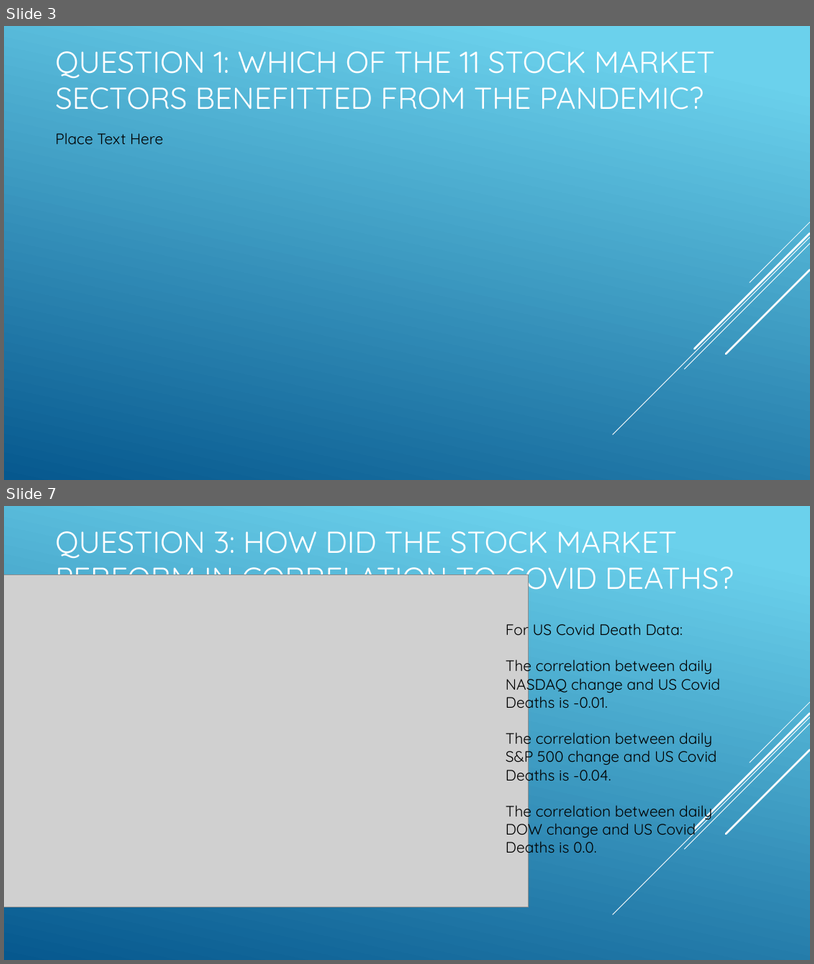
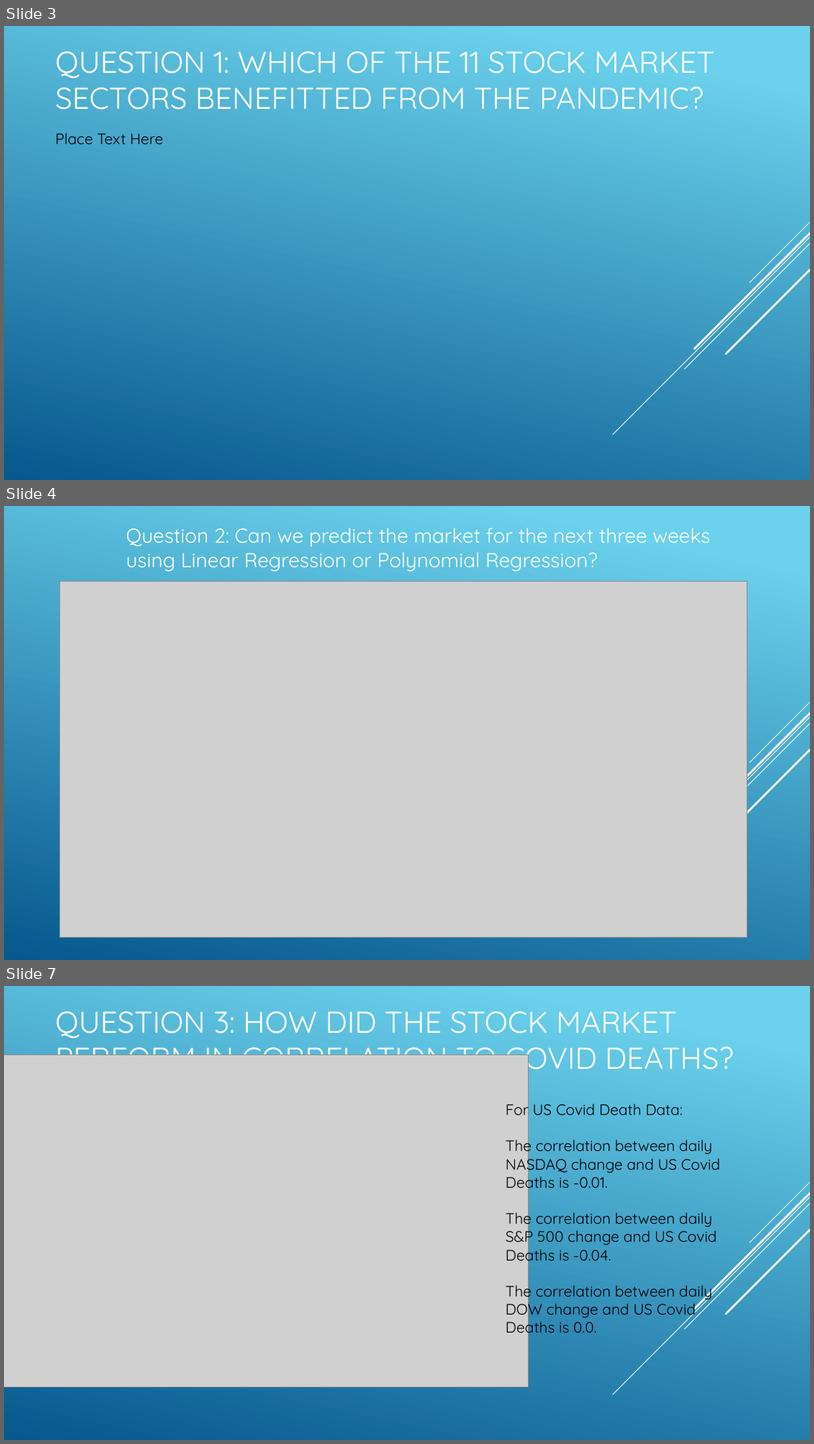
Before and after one commit to Bandelero/Covids-Effect-on-the-Stock-Market, a slide deck: Project1.pptx. Shown one above the other, each under a label of ours: slides 3 and 7 before the commit, slides 3, 4 and 7 after it; the slides between them are not shown. The pictures are 814x964 and 814x1444 pixels, drawn with LibreOffice and Linux fonts; fonts in the diff are those of the drawing; grey boxes stand for pictures. Boxes give left, top, right and bottom in pixels: in the first picture for what was removed or moved away, otherwise in the second. Text is boxed around its words. In the diff, an @@ line names an element or a change of style, - is before the commit and + after.

```diff
--- a/Project1.pptx
+++ b/Project1.pptx
@@ slide 4 added at bbox=[4, 506, 810, 960], background gradient #6ED2EB to #06588E; not listed: 5 template elements that a slide beside it also shows @@
@@ text added at bbox=[126, 528, 710, 572], 24 pt, text #FFFFFF @@
+Question 2: Can we predict the market for the next three weeks using Linear Regression or Polynomial Regression?
@@ picture added at bbox=[59, 582, 748, 937] @@
```
Also in this commit, not shown: 2 slides changed, 1 slide removed.
